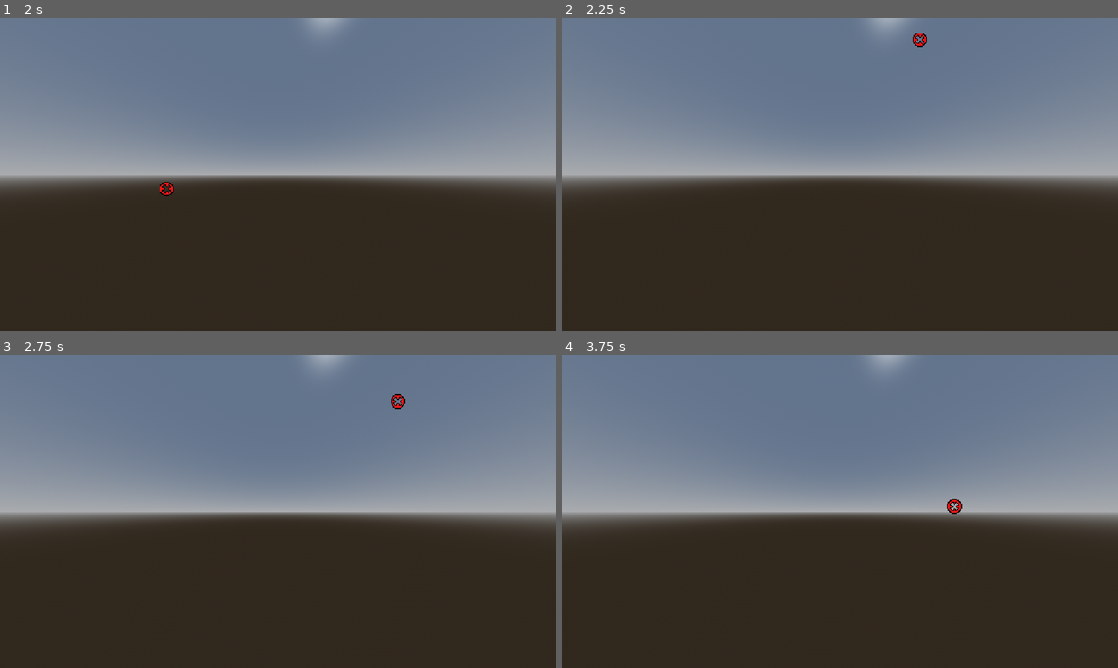
Above: before the commit, frames 1-4 (two rows, left to right).
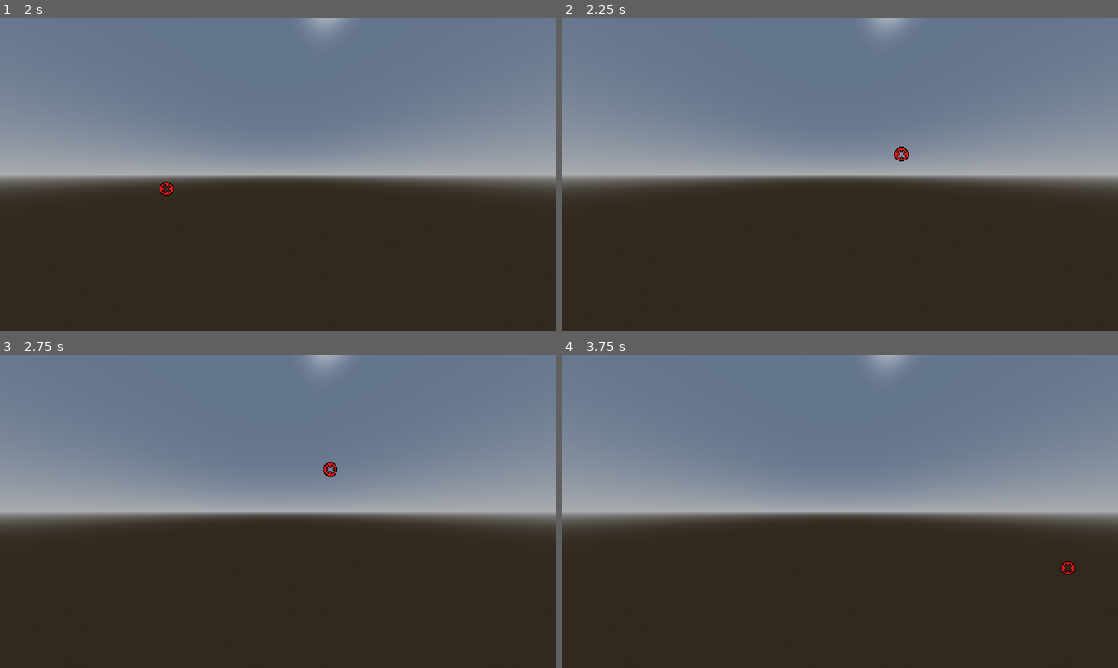
Above: after the commit, the same moments.

Repository: nugamestudioclub/dartuna
Game: Godot game, scene res://scenes/node_3d.tscn
Two runs of this game, one before a commit and one after it. Both use one fixed random seed, a clock stepped at 60 frames per second and the inputs below.
Inputs (mouse positions are in pixels of both pictures, inside the frame that each line leads up to):
- Up to frame 1 (2 s): tap Enter at 0.5 s; move the mouse to (400, 158) at 0.52 s; press the mouse at (400, 158) at 0.53 s; tap Space at 1.25 s; move the mouse to (166, 190) at 1.27 s; release the mouse at (166, 190) at 1.28 s; click (166, 190) at 1.35 s
- Up to frame 2 (2.25 s): tap Enter at 2 s; move the mouse to (895, 105) at 2.02 s; press the mouse at (895, 105) at 2.03 s
- Up to frame 3 (2.75 s): no input
- Up to frame 4 (3.75 s): move the mouse to (812, 574) at 2.77 s; release the mouse at (812, 574) at 2.78 s; click (812, 574) at 2.85 s; tap Space at 3.5 s; move the mouse to (1006, 558) at 3.52 s; press the mouse at (1006, 558) at 3.53 s

Frame 1 is identical in both runs. In frame 2, 0.2% of the frame differs, in the area x 59-66%, y 4-46%; in frame 3, 0.2%, in the area x 58-73%, y 12-39%; in frame 4, 0.2%.

Commit message:
Comments+Changed some of the node names
Added a bunch of different comments and some names for clarity

Diff:
--- a/scenes/node_3d.tscn
+++ b/scenes/node_3d.tscn
@@ -25,16 +25,6 @@
 albedo_texture = ExtResource("2_ns6u7")
 texture_filter = 0
 
-[sub_resource type="SphereShape3D" id="SphereShape3D_ptxhn"]
-
-[sub_resource type="Animation" id="Animation_ns6u7"]
-resource_name = "reticle_icon_spin"
-
-[sub_resource type="AnimationLibrary" id="AnimationLibrary_5t4e2"]
-_data = {
-&"reticle_icon_spin": SubResource("Animation_ns6u7")
-}
-
 [sub_resource type="BoxShape3D" id="BoxShape3D_tyffc"]
 size = Vector3(38.774353, 1, 19.132324)
 
@@ -48,19 +38,12 @@
 shadow_enabled = true
 
 [node name="camHandler" parent="." unique_id=2045024378 node_paths=PackedStringArray("mi") instance=ExtResource("2_5t4e2")]
-mi = NodePath("../DartMesh")
+mi = NodePath("../ReticleMesh")
 
-[node name="DartMesh" type="MeshInstance3D" parent="." unique_id=1342981780]
+[node name="ReticleMesh" type="MeshInstance3D" parent="." unique_id=1342981780]
 transform = Transform3D(1, 0, 0, 0, 1, 0, 0, 0, 1, 0, 6.22733, -2.9166527)
 mesh = SubResource("QuadMesh_ptxhn")
 surface_material_override/0 = SubResource("StandardMaterial3D_tyffc")
-
-[node name="CollisionShape3D" type="CollisionShape3D" parent="DartMesh" unique_id=48599928]
-transform = Transform3D(1, 0, 0, 0, 1, 0, 0, 0, 1, 0, 0, -0.006926775)
-shape = SubResource("SphereShape3D_ptxhn")
-
-[node name="AnimationPlayer" type="AnimationPlayer" parent="DartMesh" unique_id=635211917]
-libraries/ = SubResource("AnimationLibrary_5t4e2")
 
 [node name="StaticBody3D" type="StaticBody3D" parent="." unique_id=1301393788]
 transform = Transform3D(1, 0, 0, 0, -4.371139e-08, 1, 0, -1, -4.371139e-08, 0, 0, -4)
--- a/scripts/cam_handler.gd
+++ b/scripts/cam_handler.gd
@@ -11,12 +11,6 @@
 	#These lines help to set up the two points in space for the ray
 	var rayStart :Vector3=cam.project_ray_origin(mousePos)
 	var direction :Vector3=cam.project_ray_normal(mousePos)
-	#For whatever reason if you do 0.0 it won't accurately read direction like in the youtube tutorial
-	#However it'll return null if you go to either the top or bottom half of the screen
-	"""var plane:=Plane(Vector3.UP)
-	#Bug with intersection equaling rayStart for some reason
-	var intersection=plane.intersects_ray(rayStart,direction)
-	print(intersection)"""
 	var space_state:=get_world_3d().direct_space_state
 	var p:PhysicsRayQueryParameters3D=PhysicsRayQueryParameters3D.create(rayStart,rayStart+direction*1000.0)
 	var result:=space_state.intersect_ray(p)#This is the mouse pos
@@ -25,15 +19,18 @@
 			#Could do some division with possible lossy conversions or rounding to change it
 			#Use some lerp for smoothness
 
-			#Declares both the random x and y away from mouse
-			if(tim.get_time_left()==3.0 or int(tim.get_time_left()/0.6)!=prev_tim_int):
+			"""Declares both the random x and y displacement away from mouse
+			Also triggers every .6 seconds to change to a new position"""
+			if((tim.get_time_left()==3.0 or int(tim.get_time_left()/0.6)!=prev_tim_int)and tim.get_time_left()!=0.0):
 				prev_tim_int=int(tim.get_time_left()/.6)
 				x_displace=randf_range(x_displace-2.5,x_displace+2.5)
 				y_displace=randf_range(y_displace-2.5,y_displace+2.5)
-			#This if will make sure it picks 5 different spots
+			#This if will make sure it picks 5 different spots and make smooth movements to each
 			mi.global_position=lerp(mi.global_position,Vector3(result.position.x+x_displace,result.position.y+y_displace,result.position.z),.18)
 		else:
+			#Makes the thing move with the mouse mi being the mesh instance
 			mi.global_position=result.position
+		#This resets the values of x and y displacement on release
 		if(Input.is_action_just_released("on_mouse_pressed")):
 			x_displace=0.0
 			y_displace=0.0
--- a/scripts/timer.gd
+++ b/scripts/timer.gd
@@ -1,19 +1,22 @@
 extends Timer
-
-
+"""Currently this script times how long the mouse is clicked for and at 3 seconds prints fire dart
+on release of the mouse prints rel and prints the time while the mouse is held"""
 # Called when the node enters the scene tree for the first time.
 var tim_on:=false
 # Called every frame. 'delta' is the elapsed time since the previous frame.
 func _physics_process(delta: float) -> void:
+	"""On mouse pressed it will start the timer"""
 	if(Input.is_action_pressed("on_mouse_pressed")):
+		#This is to prevent it from hitting the start button a bunch of times while holding down click
 		if(tim_on==false):
 			tim_on=true
 			start()
 		print(get_time_left())
+	#Stops the timer when you release the click
 	if(Input.is_action_just_released("on_mouse_pressed")):
 		print('rel')
 		stop()
 		tim_on=false
-		set_wait_time(3.0)
+#Fires the dart after the three second timer
 func _on_timeout() -> void:
 	print('Fire Dart')
